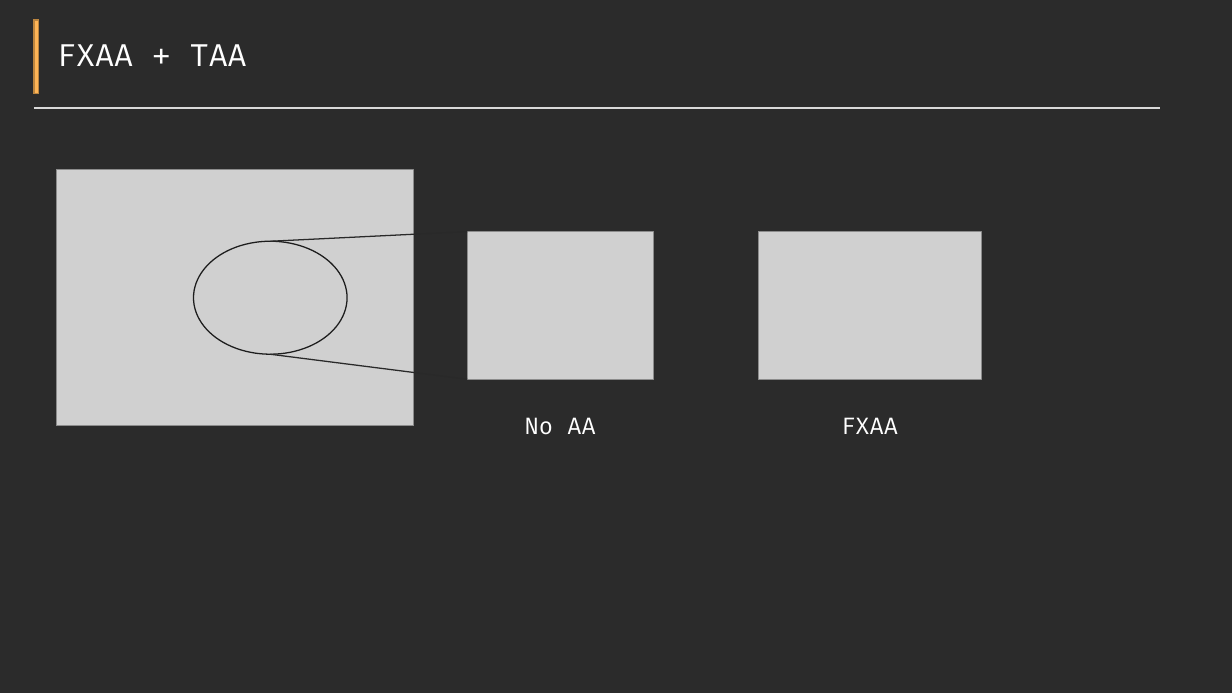
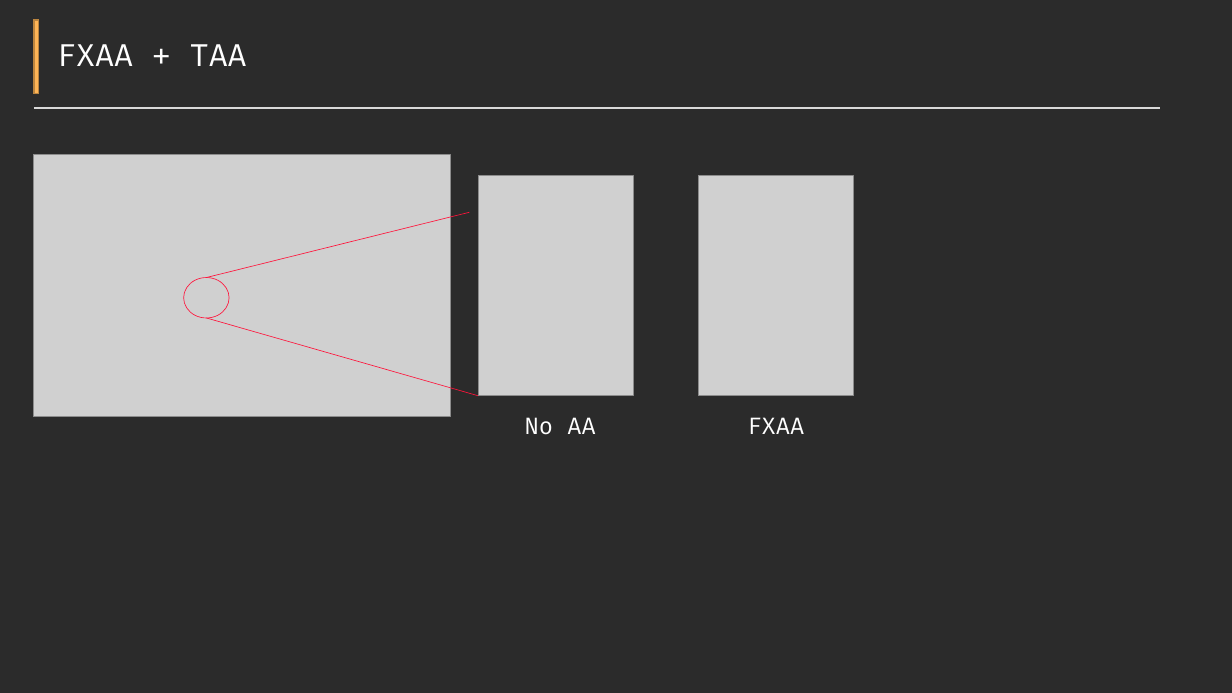
Before and after one commit to Pikachuxxxx/Razix, a slide deck: slide 6 of Docs/Features overview.pptx. Drawn at 1232x693 pixels with LibreOffice and Linux fonts; fonts in the diff are those of the drawing; grey boxes stand for pictures; background and template pictures are left out; a plain dark background stands for a picture behind light text. Boxes give left, top, right and bottom in pixels: in the first picture for what was removed or moved away, otherwise in the second. Text is boxed around its words. In the diff, an @@ line names an element or a change of style, - is before the commit and + after.

```diff
--- a/Docs/Features overview.pptx
+++ b/Docs/Features overview.pptx
@@ picture: place and size @@
-picture at bbox=[56, 170, 414, 426]
+picture at bbox=[33, 155, 451, 417]
@@ picture: place and size @@
-picture at bbox=[468, 232, 653, 380]
+picture at bbox=[479, 176, 634, 396]
@@ picture added at bbox=[699, 176, 854, 396] @@
@@ line moved from (271, 241) - (468, 232) to (206, 277) - (470, 213) @@
@@ line (206, 277) - (470, 213): stroke #292929 1 pt to #FF143B 0.5 pt @@
@@ picture removed at bbox=[759, 232, 982, 380] @@
@@ ellipse: place and size @@
-ellipse at bbox=[193, 241, 347, 354]
+ellipse at bbox=[184, 277, 229, 318]
@@ ellipse at bbox=[184, 277, 229, 318]: outline #1D1D1D 1 pt to #FF143B 0.5 pt @@
@@ line moved from (271, 354) - (468, 379) to (206, 318) - (479, 396) @@
@@ line (206, 318) - (479, 396): stroke #292929 1 pt to #FF143B 0.5 pt @@
@@ text "FXAA": place and size @@
-text "FXAA" at bbox=[841, 417, 898, 434]
+text "FXAA" at bbox=[748, 417, 805, 434]
```
Also in this commit, not shown: 3 other files.
